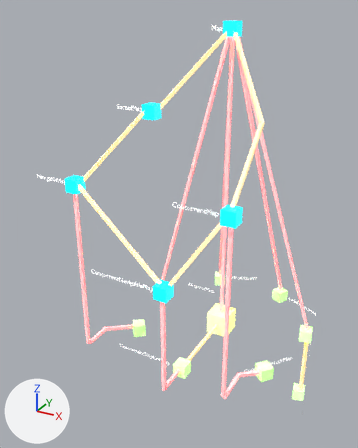
A saved change to the glTF model src/assets/MapHierarchy.glb.
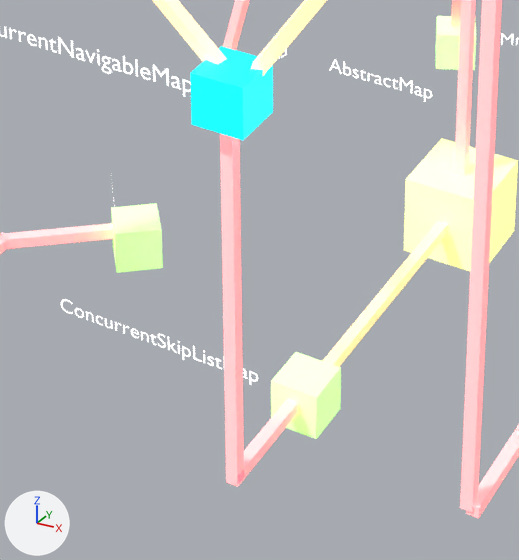
The first picture shows the older version from a camera (50 mm lens) standing at (108.0, -230.0, 156.0) and looking at (-20.0, 3.0, 39.0). The close-ups show both versions on the part from 29% to 66% of the width and 60% to 91% of the height of that picture; other places that the commit changed are outside them. Arrows for +X, +Y and +Z are at lower left; the lights stay in place. Where no turn or scale is listed for an object, it has been applied to the vertices.

Before the edit, the objects in view are built like this:
```python
mat_class = principled_material('Class')
mat_class.base_color = (1.0, 1.0, 1.0)  # white #ffffff
mat_class.metallic = 1.0
mat_class.roughness = 1.0
mat_class.emission_color = (0.268, 1.0, 0.0095)  # green #8dff19
mat_class.emission_strength = 1.0
me_cube_056 = bpy.data.meshes.new('Cube.056')
me_cube_056.from_pydata(...)  # 8 vertices, 10 faces; spans x -8.0..8.0, y -6.5..6.5, z -0.9..0.9
me_cube_056.materials.append(mat_implements)  # white #ffffff
me_hashtable_text_001 = bpy.data.meshes.new('Hashtable-Text.001')
me_hashtable_text_001.from_pydata(...)  # 8 vertices, 12 faces; spans x -46.09..-35.99, y -37.66..-27.56, z -3.59..3.59
me_hashtable_text_001.materials.append(mat_class)  # white #ffffff
me_hashtable_text_002 = bpy.data.meshes.new('Hashtable-Text.002')
me_hashtable_text_002.from_pydata(...)  # a box spanning x -3.59..3.59, y -56.01..-48.83, z -3.59..3.59
me_hashtable_text_002.materials.append(mat_class)  # white #ffffff
me_hashtable_text_004 = bpy.data.meshes.new('Hashtable-Text.004')
me_hashtable_text_004.from_pydata(...)  # 8 vertices, 12 faces; spans x -27.28..-17.71, y 42.56..52.13, z -3.59..3.59
me_hashtable_text_004.materials.append(mat_class)  # white #ffffff
ob_cube_129 = bpy.data.objects.new('Cube.129', me_cube_056)
ob_cube_129.location = (-47.6, -23.8, -26.4)
ob_hashtable_cube_001 = bpy.data.objects.new('Hashtable-Cube.001', me_hashtable_text_002)
ob_hashtable_cube_001.location = (3.8, 15.4, -27.2)
ob_hashtable_cube_002 = bpy.data.objects.new('Hashtable-Cube.002', me_hashtable_text_001)
ob_hashtable_cube_002.location = (3.8, 15.4, -27.2)
ob_hashtable_cube_004 = bpy.data.objects.new('Hashtable-Cube.004', me_hashtable_text_004)
ob_hashtable_cube_004.location = (3.8, 15.4, -27.2)
# also in view: 'Cube.127' at (4.0, -48.0, -26.0); 'Cube.058' at (4.0, -11.0, -27.0); 'Cube.130' at (34.0, -38.0, -26.0); 'Cube.054' at (4.0, 15.0, 60.0); 'Cube.119' at (-25.0, -51.0, 54.0)
```
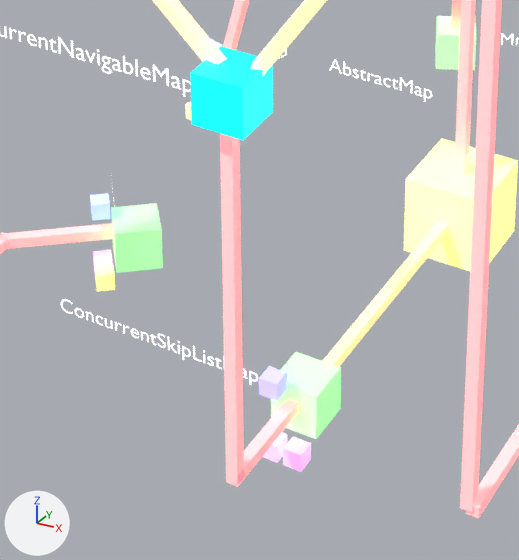
What differs and where, as boxes [x1, y1, x2, y2] in the close-ups (519 x 560 px):
'Hashtable-Cube.001', recoloured
    both: [271, 352, 341, 439]
'Hashtable-Cube.002', recoloured
    both: [111, 203, 163, 273]
'Hashtable-Cube.004', recoloured
    both: [436, 16, 476, 70]
'Hashtable-Cube.011', added
    after: [259, 366, 287, 401]
'Hashtable-Cube.009', added
    after: [283, 437, 311, 472]
'Hashtable-Cube.012', added
    after: [95, 264, 115, 291]
'Hashtable-Cube.014', added
    after: [90, 193, 111, 221]
'Hashtable-Cube.010', added
    after: [262, 432, 287, 462]
'Hashtable-Cube.013', added
    after: [93, 250, 113, 272]
'Hashtable-Cube.015', added
    after: [185, 101, 191, 120]

Edits to the bpy script that builds the scene:
```text
Change mat_class:
    mat_class.emission_color: (0.268, 1.0, 0.0095) -> (0.0, 1.0, 0.0197)  # green #8dff19 -> green #00ff26
Add me_hashtable_text_015:
    me_hashtable_text_015.from_pydata([(-21.1, 6.93, -1.42), (-21.1, 6.93, 1.42), (-18.35, 6.22, -1.42), (-18.35, 6.22, 1.42), (-21.81, 4.18, -1.42), (-21.81, 4.18, 1.42), (-19.06, 3.47, -1.42), (-19.06, 3.47, 1.42)], [], [(0, 1, 3), (0, 3, 2), (2, 3, 7), (2, 7, 6), (6, 7, 5), (6, 5, 4), (4, 5, 1), (4, 1, 0), (2, 6, 4), (2, 4, 0), (7, 3, 1), (7, 1, 5)])
    me_hashtable_text_015.materials.append(mat_null_yes)  # white #ffffff
Add me_hashtable_text_014:
    me_hashtable_text_014.from_pydata([(-18.19, -12.73, -1.42), (-18.19, -12.73, 1.42), (-15.97, -10.96, -1.42), (-15.97, -10.96, 1.42), (-16.42, -14.95, -1.42), (-16.42, -14.95, 1.42), (-14.2, -13.18, -1.42), (-14.2, -13.18, 1.42)], [], [(0, 1, 3), (0, 3, 2), (2, 3, 7), (2, 7, 6), (6, 7, 5), (6, 5, 4), (4, 5, 1), (4, 1, 0), (2, 6, 4), (2, 4, 0), (7, 3, 1), (7, 1, 5)])
    me_hashtable_text_014.materials.append(mat_not_threadsafe)  # white #ffffff
Add me_hashtable_text_013:
    me_hashtable_text_013.from_pydata([(-18.19, -12.73, -1.42), (-18.19, -12.73, 1.42), (-15.97, -10.96, -1.42), (-15.97, -10.96, 1.42), (-16.42, -14.95, -1.42), (-16.42, -14.95, 1.42), (-14.2, -13.18, -1.42), (-14.2, -13.18, 1.42)], [], [(0, 1, 3), (0, 3, 2), (2, 3, 7), (2, 7, 6), (6, 7, 5), (6, 5, 4), (4, 5, 1), (4, 1, 0), (2, 6, 4), (2, 4, 0), (7, 3, 1), (7, 1, 5)])
    me_hashtable_text_013.materials.append(mat_null)  # white #ffffff
Add me_hashtable_text_012:
    me_hashtable_text_012.from_pydata([(-18.19, -12.73, -1.42), (-18.19, -12.73, 1.42), (-15.97, -10.96, -1.42), (-15.97, -10.96, 1.42), (-16.42, -14.95, -1.42), (-16.42, -14.95, 1.42), (-14.2, -13.18, -1.42), (-14.2, -13.18, 1.42)], [], [(0, 1, 3), (0, 3, 2), (2, 3, 7), (2, 7, 6), (6, 7, 5), (6, 5, 4), (4, 5, 1), (4, 1, 0), (2, 6, 4), (2, 4, 0), (7, 3, 1), (7, 1, 5)])
    me_hashtable_text_012.materials.append(mat_null_yes)  # white #ffffff
Add ob_hashtable_cube_015:
    ob_hashtable_cube_015 = bpy.data.objects.new('Hashtable-Cube.015', me_hashtable_text_015)
    ob_hashtable_cube_015.location = (-33.1, 21.5, -32.7)
Add ob_hashtable_cube_014:
    ob_hashtable_cube_014 = bpy.data.objects.new('Hashtable-Cube.014', me_hashtable_text_014)
    ob_hashtable_cube_014.location = (-26.3, -6.3, -22.0)
Add ob_hashtable_cube_013:
    ob_hashtable_cube_013 = bpy.data.objects.new('Hashtable-Cube.013', me_hashtable_text_013)
    ob_hashtable_cube_013.location = (-26.3, -6.3, -32.7)
Add ob_hashtable_cube_012:
    ob_hashtable_cube_012 = bpy.data.objects.new('Hashtable-Cube.012', me_hashtable_text_012)
    ob_hashtable_cube_012.location = (-24.0, -9.2, -32.7)
Add ob_hashtable_cube_011:
    ob_hashtable_cube_011 = bpy.data.objects.new('Hashtable-Cube.011', me_hashtable_text_011)  # a box spanning x -1.42..1.42, y -22.16..-19.32, z -1.42..1.42; in mat_threadsafe (white #ffffff)
    ob_hashtable_cube_011.location = (1.7, -21.9, -22.0)
Add ob_hashtable_cube_010:
    ob_hashtable_cube_010 = bpy.data.objects.new('Hashtable-Cube.010', me_hashtable_text_010)  # a box spanning x -1.42..1.42, y -22.16..-19.32, z -1.42..1.42; in mat_null (white #ffffff)
    ob_hashtable_cube_010.location = (1.7, -21.9, -32.7)
Add ob_hashtable_cube_009:
    ob_hashtable_cube_009 = bpy.data.objects.new('Hashtable-Cube.009', me_hashtable_text_009)  # a box spanning x -1.42..1.42, y -22.16..-19.32, z -1.42..1.42; in mat_null (white #ffffff)
    ob_hashtable_cube_009.location = (5.5, -21.9, -32.7)
```
